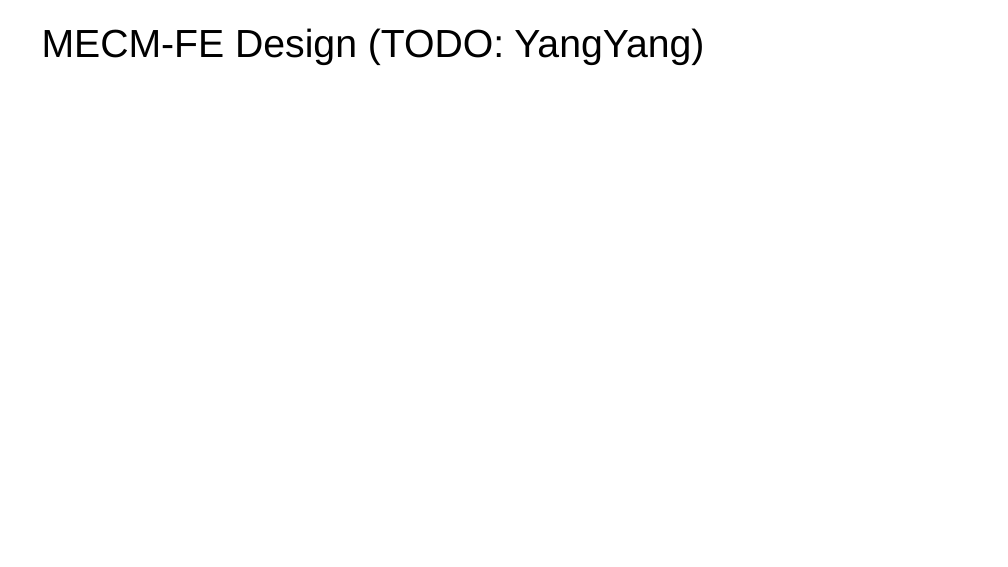
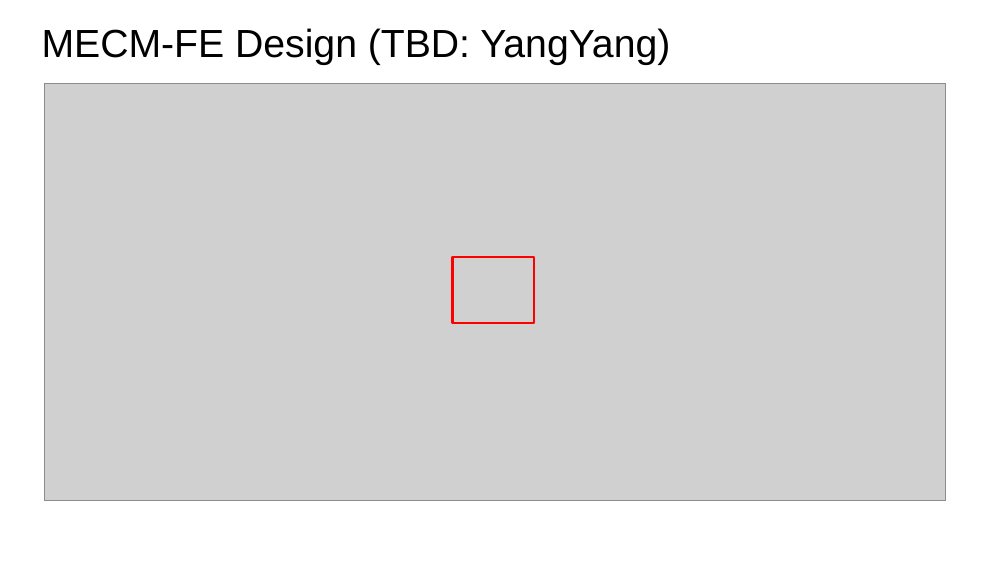
Before and after one commit to EdgeGallery/community, a slide deck: slide 7 of MECM PT/Release V1.0/Capabilities Exposure Solution.pptx (slide 6 before the commit). Drawn at 1008x567 pixels with LibreOffice and Linux fonts; fonts in the diff are those of the drawing; grey boxes stand for pictures. Boxes give left, top, right and bottom in pixels: in the first picture for what was removed or moved away, otherwise in the second. Text is boxed around its words. In the diff, an @@ line names an element or a change of style, - is before the commit and + after.

```diff
--- a/MECM PT/Release V1.0/Capabilities Exposure Solution.pptx
+++ b/MECM PT/Release V1.0/Capabilities Exposure Solution.pptx
@@ text at [42, 28, 670, 65]: text changed @@
-MECM-FE Design (TODO: YangYang)
+MECM-FE Design (TBD: YangYang)
@@ picture added at [44, 84, 946, 501] @@
@@ rectangle added at [453, 257, 534, 323], outline #FF0000 1.5 pt @@
```
Also in this commit, not shown: 1 other slide changed, 2 slides added.
